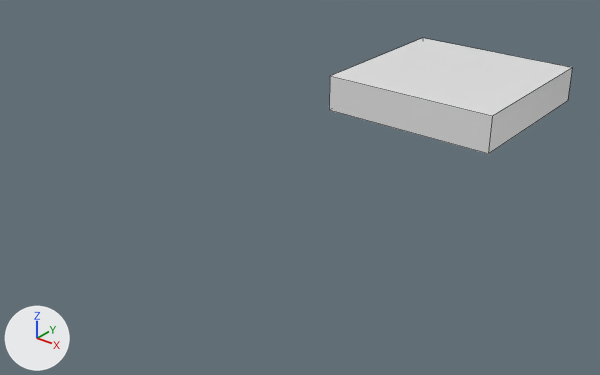
Before and after pictures for a commit that changed the Blender file _blender/tile_side.blend.
Before and after are seen from a 50 mm camera at (4.33, -8.2, 3.15) aimed at (-0.26, -2.46, -0.41). Arrows for +X, +Y and +Z are at lower left; the lights stay in place. Mesh edges are drawn as thin lines.
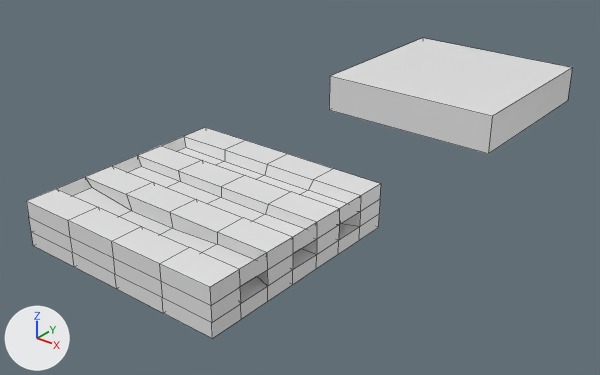
The newer file is also turned or shifted as a whole; pictures and numbers use the older file's frame.

Boxes (x1, y1, x2, y2) around the edits, measured in the pictures (600 x 375 px):
'Tile2', added: after (26, 127, 381, 339)

Patch to the scene script:
```diff
--- a/_blender/tile_side.blend.py
+++ b/_blender/tile_side.blend.py
@@ me_cube_001 @@
+me_cube_001.from_pydata(...)  # 166 vertices, 164 faces; spans x -1.0..1.0, y -1.0..1.0, z -1.0..1.0
+me_cube_001.materials.append(mat_material)  # white #e7e7e7
@@ ob_tile2 @@
+ob_tile2 = bpy.data.objects.new('Tile2', me_cube_001)
+ob_tile2.location = (0.0, -3.977, 0.0)
+ob_tile2.scale = (1.0, 1.0, 0.203)
```
